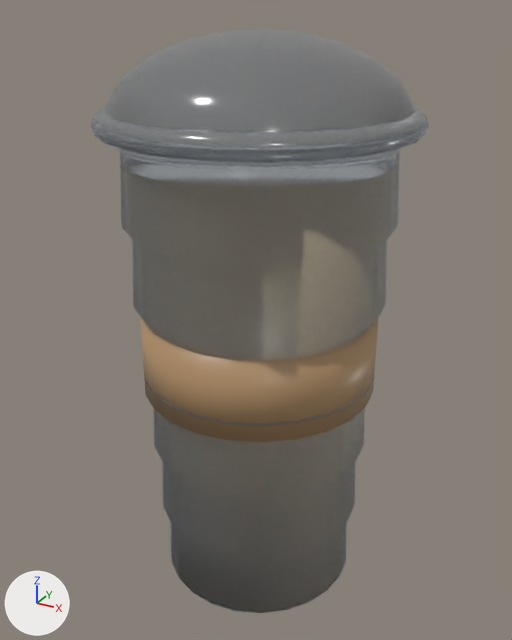
The glTF model assets/models/menu_props/prop_milk_tea.glb as it was, and as the next commit left it.
Before and after are seen from a 50 mm camera at (0.0978, -0.1798, 0.1792) aimed at (-0.0013, 0.0003, 0.0891). The axes (+X, +Y, +Z) are drawn at lower left. The lights are the same throughout. The older version comes first. Vertices at exactly the same position are counted once.

In view in the first picture: 'prop_milk_tea'.
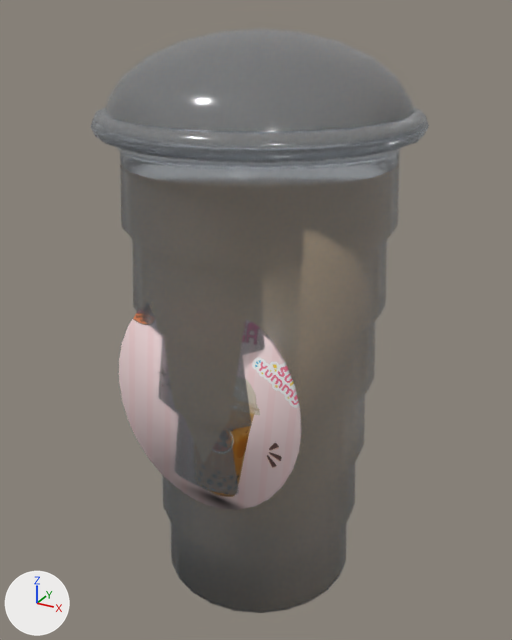
Boxes [x1, y1, x2, y2] around the edits, measured in the pictures (512 x 640 px):
part 1 of me_milk_tea_cup_mesh, added: after [119, 308, 301, 510]
part 2 of me_milk_tea_cup_mesh, deleted: before [140, 317, 378, 442]

What the commit changed:
Picture 'Milk_Tea' (img_milk_tea) is new.
Material 'milk_tea_label' (mat_milk_tea_label) is new.
Its texture is img_milk_tea.
Its roughness is 0.45.
me_milk_tea_cup_mesh is used by ob_prop_milk_tea; location (0.0, 0.0, 0.0).
me_milk_tea_cup_mesh had 2106 vertices, 4060 faces and spanned x -0.046..0.046, y -0.046..0.046, z 0.0..0.174.
me_milk_tea_cup_mesh now has 1978 vertices, 3812 faces and spans x -0.046..0.046, y -0.046..0.046, z 0.0..0.174.
me_milk_tea_cup_mesh part 1: a new loose piece, a 32-sided cylinder along y spanning x -0.0302..0.0302, y -0.0332..-0.0316, z 0.0408..0.1104, in mat_milk_tea_label (picture img_milk_tea).
me_milk_tea_cup_mesh part 2: the loose piece of 48 vertices spanning x -0.037..0.037, y -0.037..0.037, z 0.068..0.094 is deleted.
Other edits to the shape of me_milk_tea_cup_mesh do not show in these pictures.
me_milk_tea_cup_mesh no longer uses material mat_milk_tea_swirl (brown #b39069).
me_milk_tea_cup_mesh gains material mat_milk_tea_label (picture img_milk_tea).
